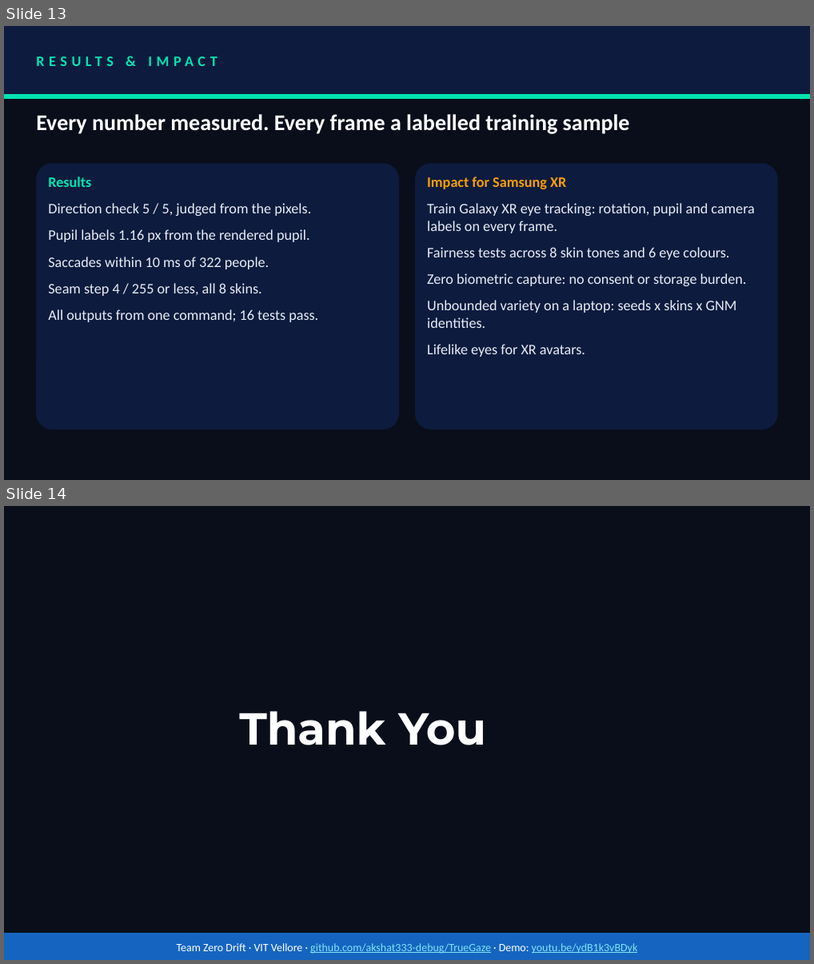
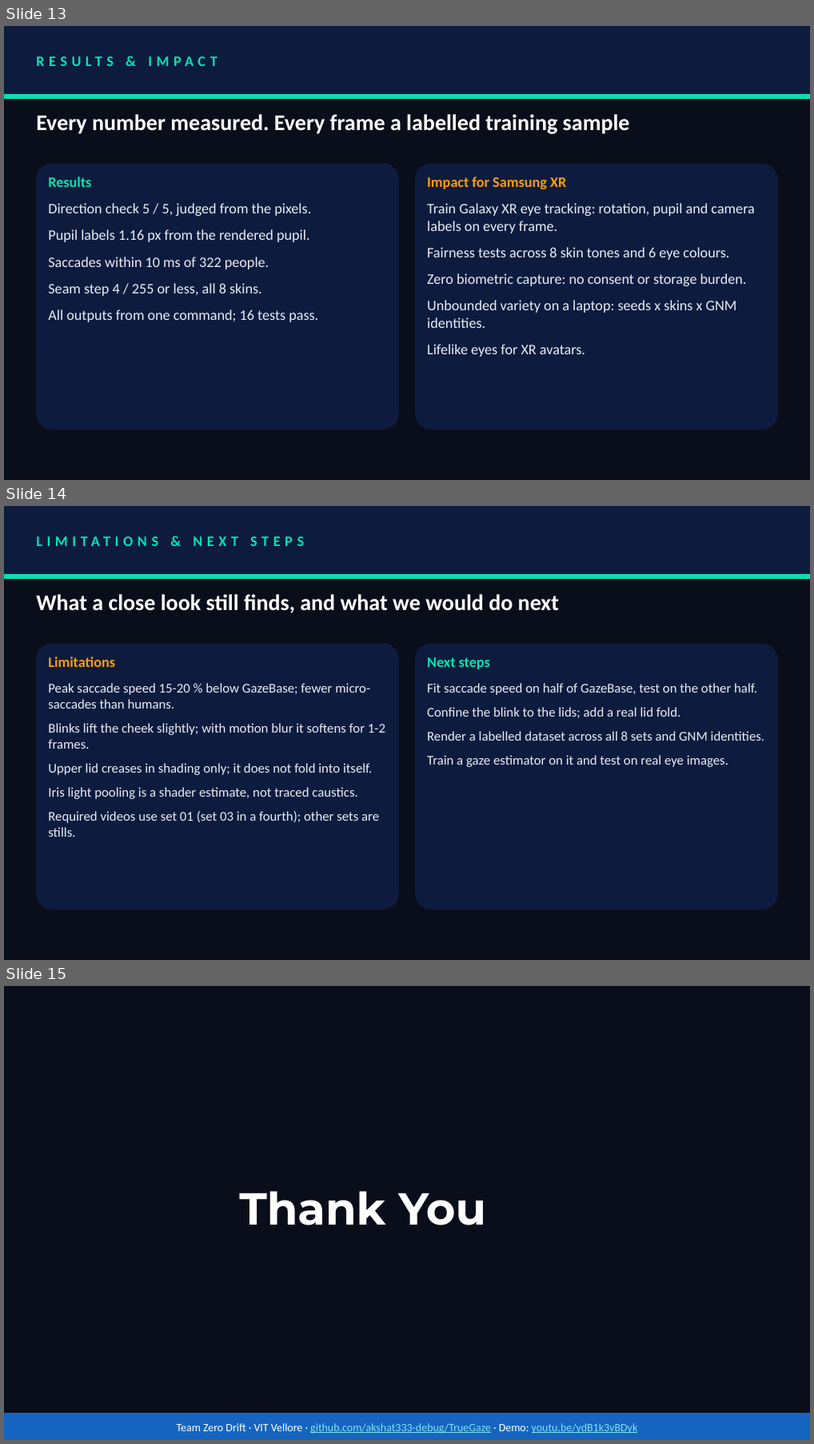
Before and after one commit to akshat333-debug/TrueGaze, a slide deck: VITVellore_ZeroDrift.pptx. Shown one above the other, each under a label of ours: slides 13 and 14 before the commit, slides 13, 14 and 15 after it. The pictures are 814x964 and 814x1444 pixels, drawn with LibreOffice and Linux fonts; fonts in the diff are those of the drawing. Boxes give left, top, right and bottom in pixels: in the first picture for what was removed or moved away, otherwise in the second. Text is boxed around its words. In the diff, an @@ line names an element or a change of style, - is before the commit and + after.

Commit message:
deck: limitations and next steps slide

```diff
--- a/VITVellore_ZeroDrift.pptx
+++ b/VITVellore_ZeroDrift.pptx
@@ slide 14 added at box(4, 506, 810, 960), background #0A0E1A @@
@@ rectangle added at box(4, 506, 810, 575), fill #0D1B3E, outline #0D1B3E 1 pt @@
@@ text added at box(36, 506, 762, 575), 13 pt, text #00E5B0, bold @@
+LIMITATIONS & NEXT STEPS
@@ rectangle added at box(4, 575, 810, 579), fill #00E5B0, outline #00E5B0 1 pt @@
@@ text added at box(36, 594, 559, 613), 20 pt, text #FFFFFF, bold @@
+What a close look still finds, and what we would do next
@@ rounded rectangle added at box(36, 643, 399, 909), fill #0D1B3E @@
@@ rounded rectangle added at box(415, 643, 778, 909), fill #0D1B3E @@
@@ text added at box(48, 656, 115, 667), 13 pt, text #F59E0B, bold @@
+Limitations
@@ text added at box(427, 657, 490, 669), 13 pt, text #00E5B0, bold @@
+Next steps
@@ text added at box(48, 683, 386, 836), 12 pt, text #E8EDF5 @@
+Peak saccade speed 15-20 % below GazeBase; fewer micro-saccades than humans.
+Blinks lift the cheek slightly; with motion blur it softens for 1-2 frames.
+Upper lid creases in shading only; it does not fold into itself.
+Iris light pooling is a shader estimate, not traced caustics.
+Required videos use set 01 (set 03 in a fourth); other sets are stills.
@@ text added at box(427, 683, 765, 767), 12 pt, text #E8EDF5 @@
+Fit saccade speed on half of GazeBase, test on the other half.
+Confine the blink to the lids; add a real lid fold.
+Render a labelled dataset across all 8 sets and GNM identities.
+Train a gaze estimator on it and test on real eye images.
@@ what was slide 14 is now slide 15 @@
```
Also in this commit, not shown: 2 other files.
